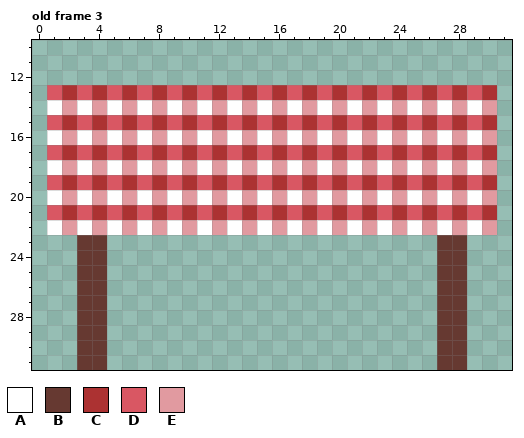
Pixel-art file -- Assets/Sprites/table.aseprite. That is the earlier state.
32x32 pixels, 6 frames. Shown: old frame 3: x 0..31, y 10..31.
Palette (. is transparent): A #ffffff  B #663931  C #ac3232  D #d95763  E #e19aa0
Pixels before, old frame 3, first column x 1:
13 DCDCDCDCDCDCDCDCDCDCDCDCDCDCDC
14 AEAEAEAEAEAEAEAEAEAEAEAEAEAEAE
15 DCDCDCDCDCDCDCDCDCDCDCDCDCDCDC
16 AEAEAEAEAEAEAEAEAEAEAEAEAEAEAE
17 DCDCDCDCDCDCDCDCDCDCDCDCDCDCDC
18 AEAEAEAEAEAEAEAEAEAEAEAEAEAEAE
19 DCDCDCDCDCDCDCDCDCDCDCDCDCDCDC
20 AEAEAEAEAEAEAEAEAEAEAEAEAEAEAE
21 DCDCDCDCDCDCDCDCDCDCDCDCDCDCDC
22 AEAEAEAEAEAEAEAEAEAEAEAEAEAEAE
23 ..BB......................BB..
24 ..BB......................BB..
25 ..BB......................BB..
26 ..BB......................BB..
27 ..BB......................BB..
28 ..BB......................BB..
29 ..BB......................BB..
30 ..BB......................BB..
31 ..BB......................BB..
After:
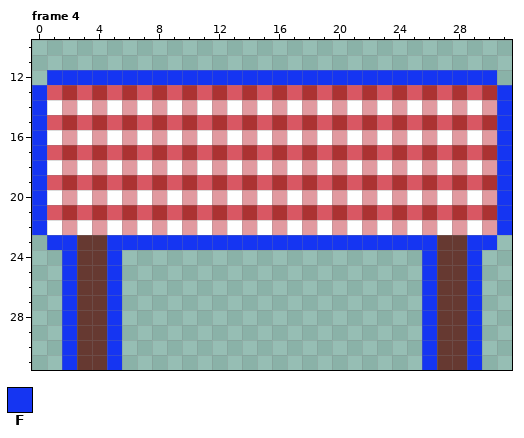
Colours new in this view: F #1535f2
A new or re-ordered frame is compared with the old frame closest to it.
Change:
frames 6 -> 7
Changed rows in their new state; - is an unchanged pixel.
Frame 4 is new; against old frame 3:
first column x 0:
12 -FFFFFFFFFFFFFFFFFFFFFFFFFFFFFF-
13 F------------------------------F
14 F------------------------------F
15 F------------------------------F
16 F------------------------------F
17 F------------------------------F
18 F------------------------------F
19 F------------------------------F
20 F------------------------------F
21 F------------------------------F
22 F------------------------------F
23 -FF--FFFFFFFFFFFFFFFFFFFFFF--FF-
24 --F--F--------------------F--F--
25 --F--F--------------------F--F--
26 --F--F--------------------F--F--
27 --F--F--------------------F--F--
28 --F--F--------------------F--F--
29 --F--F--------------------F--F--
30 --F--F--------------------F--F--
31 --F--F--------------------F--F--
Boxes around the changes in both pictures, in picture pixels (x1, y1, x2, y2):
added: (32, 70, 512, 370)
